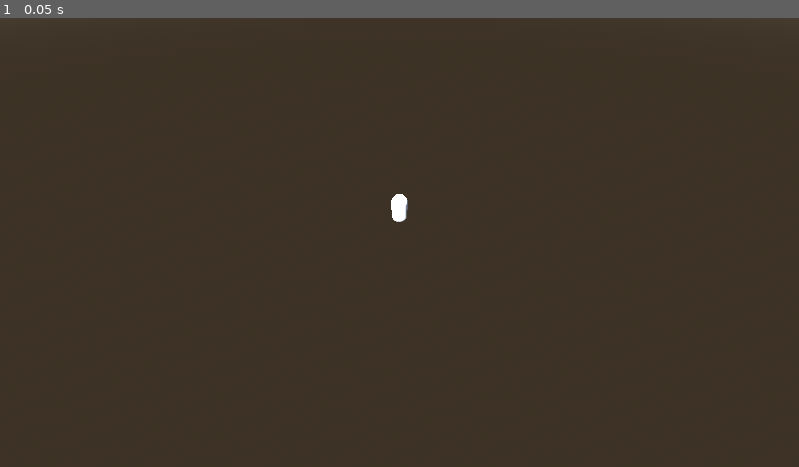
Above: before the commit, frame 1.
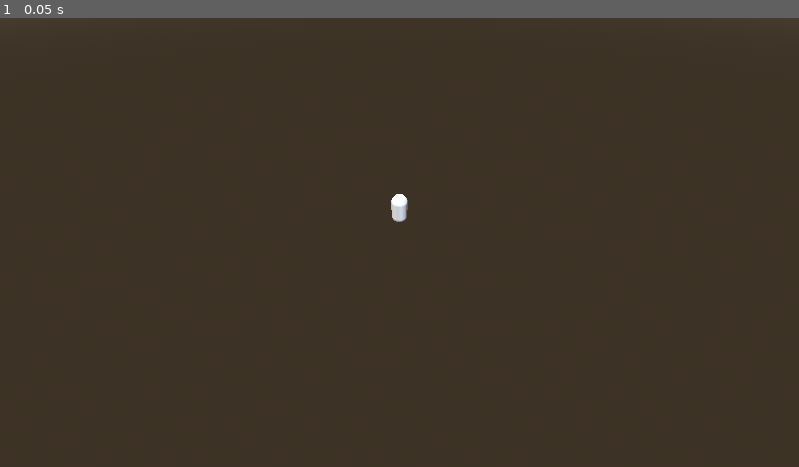
Above: after the commit, the same moment.

Repository: NunNun-Null/holojam6
Game: Godot game, scene res://area/map.tscn
Same seed, same stepped clock (60 frames per second), same inputs: the game is played once before the commit and once after it.
Inputs:
- Up to frame 1 (0.05 s): no input

The runs differ from the first frame. In frame 1, less than 0.1% of the frame differs, in the area x 48-51%, y 39-46%.

Commit message:
Basic Status Effects

Diff:
--- a/area/map.tscn
+++ b/area/map.tscn
@@ -351,7 +351,6 @@
 
 [node name="Player" parent="." instance=ExtResource("1_yy0tc")]
 transform = Transform3D(1, 0, 0, 0, 1, 0, 0, 0, 1, 28.46, 0, 15.6)
-squad = Array[PackedScene]([])
 
 [node name="Camera" type="Camera3D" parent="Player"]
 transform = Transform3D(-1, 6.18172e-08, -6.18172e-08, 0, 0.707107, 0.707107, 8.74228e-08, 0.707107, -0.707107, 0, 3.09402, -3.58871)
--- /dev/null
+++ b/behavior/effects/basic_mark.tscn
@@ -0,0 +1,6 @@
+[gd_scene load_steps=2 format=3 uid="uid://dsp4ea8gv3q62"]
+
+[ext_resource type="Script" uid="uid://br8w0ccbfnk0v" path="res://script/basic_mark.gd" id="1_3utm6"]
+
+[node name="Basic Mark" type="Node"]
+script = ExtResource("1_3utm6")
--- /dev/null
+++ b/behavior/effects/basic_stun.tscn
@@ -0,0 +1,6 @@
+[gd_scene load_steps=2 format=3 uid="uid://bmnoe64pc13nt"]
+
+[ext_resource type="Script" uid="uid://b6m01thdggwaf" path="res://script/basic_stun.gd" id="1_r5kfi"]
+
+[node name="Basic Stun" type="Node"]
+script = ExtResource("1_r5kfi")
--- /dev/null
+++ b/behavior/effects/defense_effect.tscn
@@ -0,0 +1,6 @@
+[gd_scene load_steps=2 format=3 uid="uid://bqqhiik2osasx"]
+
+[ext_resource type="Script" uid="uid://dwnxl7mutgbf6" path="res://script/defense_effect.gd" id="1_tp5eo"]
+
+[node name="Defense" type="Node"]
+script = ExtResource("1_tp5eo")
--- /dev/null
+++ b/behavior/moves/basic_attack.tscn
@@ -0,0 +1,6 @@
+[gd_scene load_steps=2 format=3 uid="uid://b60ov6i4rf5qm"]
+
+[ext_resource type="Script" uid="uid://do4iw1vqn0jcf" path="res://script/basic_attack.gd" id="1_62gcm"]
+
+[node name="Basic_Attack" type="Node"]
+script = ExtResource("1_62gcm")
--- /dev/null
+++ b/behavior/moves/basic_stats.tscn
@@ -0,0 +1,6 @@
+[gd_scene load_steps=2 format=3 uid="uid://bf1exih6tydyj"]
+
+[ext_resource type="Script" uid="uid://btei8rxva2wgy" path="res://script/basic_stats.gd" id="1_guor8"]
+
+[node name="Basic Buff" type="Node"]
+script = ExtResource("1_guor8")
--- a/behavior/moves/glock.tscn
+++ /dev/null
@@ -1,6 +0,0 @@
-[gd_scene load_steps=2 format=3 uid="uid://b60ov6i4rf5qm"]
-
-[ext_resource type="Script" uid="uid://do4iw1vqn0jcf" path="res://script/glock.gd" id="1_8u507"]
-
-[node name="Glock" type="Node"]
-script = ExtResource("1_8u507")
--- a/entities/enemies/dummy.tscn
+++ b/entities/enemies/dummy.tscn
@@ -2,13 +2,14 @@
 
 [ext_resource type="Script" uid="uid://egbbphu2r30a" path="res://script/dummy.gd" id="1_dubhn"]
 [ext_resource type="PackedScene" uid="uid://dknf5ixaa4uxw" path="res://asset/model/dummy.gltf" id="1_evlql"]
-[ext_resource type="PackedScene" uid="uid://b60ov6i4rf5qm" path="res://behavior/moves/glock.tscn" id="2_dubhn"]
+[ext_resource type="PackedScene" uid="uid://b60ov6i4rf5qm" path="res://behavior/moves/basic_attack.tscn" id="2_dubhn"]
 [ext_resource type="PackedScene" uid="uid://g2ty4c7g14ef" path="res://behavior/strategies/lowest_health.tscn" id="3_05x41"]
 
 [node name="Dummy" type="Node3D" node_paths=PackedStringArray("moves", "effects")]
 script = ExtResource("1_dubhn")
 health = 20
 max_health = 20
+defense = 5
 moves = NodePath("Moves")
 effects = NodePath("Current Effects")
 
@@ -17,7 +18,7 @@
 [node name="Moves" type="Node" parent="."]
 
 [node name="Glock" parent="Moves" node_paths=PackedStringArray("_strategies") instance=ExtResource("2_dubhn")]
-damage = 5
+damage = 3
 _strategies = [NodePath("../../Strategy/Lowest Health")]
 
 [node name="Strategy" type="Node" parent="."]
--- a/entities/fighter.gd
+++ b/entities/fighter.gd
@@ -12,6 +12,31 @@
 
 var _adjusted_speed: int
 var _adjusted_defense: int
+
+var _is_stunned: bool = false
+
+var _is_marked: bool = false
+
+var _damage_multiplier: int = 0
+
+func add_damage_multipler(amount: int) -> void:
+    _damage_multiplier += amount
+
+func remove_damage_multipler(amount: int) -> void:
+    _damage_multiplier -= amount
+
+func get_mark() -> bool:
+    return _is_marked
+
+func set_mark(value: bool) -> void:
+    _is_marked = value
+
+
+func get_stun() -> bool:
+    return _is_stunned
+
+func set_stun(value: bool) -> void:
+    _is_stunned = value
 
 func get_speed() -> int:
     return _speed + _adjusted_speed
@@ -61,8 +86,17 @@
 func heal(amount: int) -> void:
     _health = min(_max_health,_health+amount)
 
-func take_damage(amount: int) -> void:
-    _health -= max(0,amount-get_defense())
+func add_effect(effect: Effect) -> void:
+    effects.add_child(effect)
+
+func take_damage(amount: int, pierce: int = 0) -> void:
+    var pierce_amount: int = max(0,get_defense()-pierce)
+    var damage: int = max(0,amount-pierce_amount)
+    if (damage <= 0):
+        print(name + " absorbed the damage")
+        return
+    print(name + " took " + str(damage) + " damage")
+    _health -= damage + _damage_multiplier
     if (_health <= 0):
         dead()
 
@@ -73,10 +107,10 @@
     push_error(name + " is missing a start_turn() method")
     SignalManager.on_move_completed.emit()
 
-func apply_effects() -> void:
+func apply_effects(fighter: Fighter) -> void:
     for effect in effects.get_children():
         if (effect is Effect):
-            effect.apply_effect()
+            effect.apply_effect(fighter)
 
 func reset_effects() -> void:
     for effect in effects.get_children():
--- /dev/null
+++ b/entities/player/player_team/cecilia.tscn
@@ -0,0 +1,29 @@
+[gd_scene load_steps=4 format=3 uid="uid://dlxoxknngtqtb"]
+
+[ext_resource type="Script" uid="uid://csmh7o83jfhcc" path="res://script/elizabeth.gd" id="1_rg58c"]
+[ext_resource type="PackedScene" uid="uid://b60ov6i4rf5qm" path="res://behavior/moves/basic_attack.tscn" id="3_tk7oo"]
+[ext_resource type="PackedScene" uid="uid://g2ty4c7g14ef" path="res://behavior/strategies/lowest_health.tscn" id="4_al6ua"]
+
+[node name="Cecilia" type="Node3D" node_paths=PackedStringArray("moves", "effects")]
+script = ExtResource("1_rg58c")
+speed = 4
+health = 30
+max_health = 30
+defense = 1
+moves = NodePath("Moves")
+effects = NodePath("Current Effects")
+
+[node name="Moves" type="Node" parent="."]
+
+[node name="Spear Pierce" parent="Moves" node_paths=PackedStringArray("_strategies") instance=ExtResource("3_tk7oo")]
+damage = 5
+accuracy = 95
+armor_pierce = 3
+_strategies = [NodePath("../../Strategy/Lowest Health")]
+
+[node name="Strategy" type="Node" parent="."]
+
+[node name="Lowest Health" parent="Strategy" instance=ExtResource("4_al6ua")]
+switch_to_enemies = true
+
+[node name="Current Effects" type="Node" parent="."]
--- a/entities/player/player_team/elizabeth.tscn
+++ b/entities/player/player_team/elizabeth.tscn
@@ -1,8 +1,7 @@
-[gd_scene load_steps=5 format=3 uid="uid://d0uqf2dwcvna"]
+[gd_scene load_steps=4 format=3 uid="uid://d0uqf2dwcvna"]
 
 [ext_resource type="Script" uid="uid://csmh7o83jfhcc" path="res://script/elizabeth.gd" id="1_qsoi3"]
-[ext_resource type="PackedScene" uid="uid://dknf5ixaa4uxw" path="res://asset/model/dummy.gltf" id="2_wcwtr"]
-[ext_resource type="PackedScene" uid="uid://b60ov6i4rf5qm" path="res://behavior/moves/glock.tscn" id="3_onll2"]
+[ext_resource type="PackedScene" uid="uid://b60ov6i4rf5qm" path="res://behavior/moves/basic_attack.tscn" id="3_onll2"]
 [ext_resource type="PackedScene" uid="uid://g2ty4c7g14ef" path="res://behavior/strategies/lowest_health.tscn" id="4_wa3nx"]
 
 [node name="Elizabeth" type="Node3D" node_paths=PackedStringArray("moves", "effects")]
@@ -10,16 +9,15 @@
 speed = 1
 health = 40
 max_health = 40
-defense = 3
+defense = 4
 moves = NodePath("Moves")
 effects = NodePath("Current Effects")
 
-[node name="Sample Model" parent="." instance=ExtResource("2_wcwtr")]
-
 [node name="Moves" type="Node" parent="."]
 
-[node name="Glock" parent="Moves" node_paths=PackedStringArray("_strategies") instance=ExtResource("3_onll2")]
-damage = 10
+[node name="Sword Cleave" parent="Moves" node_paths=PackedStringArray("_strategies") instance=ExtResource("3_onll2")]
+damage = 8
+accuracy = 70
 _strategies = [NodePath("../../Strategy/Lowest Health")]
 
 [node name="Strategy" type="Node" parent="."]
--- /dev/null
+++ b/entities/player/player_team/gigi.tscn
@@ -0,0 +1,28 @@
+[gd_scene load_steps=4 format=3 uid="uid://7edrxlmx87f5"]
+
+[ext_resource type="Script" uid="uid://csmh7o83jfhcc" path="res://script/elizabeth.gd" id="1_m1xs3"]
+[ext_resource type="PackedScene" uid="uid://b60ov6i4rf5qm" path="res://behavior/moves/basic_attack.tscn" id="3_ty07m"]
+[ext_resource type="PackedScene" uid="uid://g2ty4c7g14ef" path="res://behavior/strategies/lowest_health.tscn" id="4_00qa6"]
+
+[node name="Gigi" type="Node3D" node_paths=PackedStringArray("moves", "effects")]
+script = ExtResource("1_m1xs3")
+speed = 8
+health = 25
+max_health = 25
+defense = 2
+moves = NodePath("Moves")
+effects = NodePath("Current Effects")
+
+[node name="Moves" type="Node" parent="."]
+
+[node name="Fister Smash" parent="Moves" node_paths=PackedStringArray("_strategies") instance=ExtResource("3_ty07m")]
+damage = 6
+accuracy = 85
+_strategies = [NodePath("../../Strategy/Lowest Health")]
+
+[node name="Strategy" type="Node" parent="."]
+
+[node name="Lowest Health" parent="Strategy" instance=ExtResource("4_00qa6")]
+switch_to_enemies = true
+
+[node name="Current Effects" type="Node" parent="."]
--- /dev/null
+++ b/entities/player/player_team/raora.tscn
@@ -0,0 +1,34 @@
+[gd_scene load_steps=6 format=3 uid="uid://h3o8u2id1wyj"]
+
+[ext_resource type="Script" uid="uid://csmh7o83jfhcc" path="res://script/elizabeth.gd" id="1_d8a4p"]
+[ext_resource type="PackedScene" uid="uid://b60ov6i4rf5qm" path="res://behavior/moves/basic_attack.tscn" id="3_pumfg"]
+[ext_resource type="PackedScene" uid="uid://dsp4ea8gv3q62" path="res://behavior/effects/basic_mark.tscn" id="4_36ao6"]
+[ext_resource type="PackedScene" uid="uid://g2ty4c7g14ef" path="res://behavior/strategies/lowest_health.tscn" id="4_oy7oo"]
+[ext_resource type="PackedScene" uid="uid://bf1exih6tydyj" path="res://behavior/moves/basic_stats.tscn" id="4_pumfg"]
+
+[node name="Raora" type="Node3D" node_paths=PackedStringArray("moves", "effects")]
+script = ExtResource("1_d8a4p")
+speed = 2
+health = 25
+max_health = 25
+moves = NodePath("Moves")
+effects = NodePath("Current Effects")
+
+[node name="Moves" type="Node" parent="."]
+
+[node name="Scratch" parent="Moves" node_paths=PackedStringArray("_strategies") instance=ExtResource("3_pumfg")]
+damage = 2
+_strategies = [NodePath("../../Strategy/Lowest Health")]
+
+[node name="Debug Mark" parent="Moves" node_paths=PackedStringArray("_strategies") instance=ExtResource("4_pumfg")]
+strength = 5
+effects = Array[PackedScene]([ExtResource("4_36ao6")])
+apply_immediate = true
+_strategies = [NodePath("../../Strategy/Lowest Health")]
+
+[node name="Strategy" type="Node" parent="."]
+
+[node name="Lowest Health" parent="Strategy" instance=ExtResource("4_oy7oo")]
+switch_to_enemies = true
+
+[node name="Current Effects" type="Node" parent="."]
--- a/project.godot
+++ b/project.godot
@@ -64,6 +64,11 @@
 ]
 }
 
+[layer_names]
+
+3d_physics/layer_1="wall"
+3d_physics/layer_2="interactables"
+
 [rendering]
 
 renderer/rendering_method="gl_compatibility"
--- a/script/attack_move.gd
+++ b/script/attack_move.gd
@@ -15,3 +15,10 @@
 
 func move() -> void:
 	push_error(name + " is missing a move() method")
+
+func accuracy_test(amount: int) -> bool:
+	randomize()
+	var rand: int = randi_range(1,100)
+	if (amount >= rand):
+		return true
+	return false
--- a/script/glock.gd
+++ b/script/basic_attack.gd
@@ -1,11 +1,16 @@
 extends Move
 
 @export var damage: int = 1
+@export var accuracy: int = 100
+@export var armor_pierce: int = 0
 
 func move() -> void:
 	var strategy: Strategy = get_random_strategy()
 	strategy.determine_target()
 	var fighter: Fighter = strategy.get_target()
 	print("used " + name + " on " + fighter.name)
+	if (!accuracy_test(accuracy)):
+		print(name + " missed")
+		return
 	fighter.take_damage(damage)
 	print(fighter.name + " took damage. total health " + str(fighter.get_health()))
--- /dev/null
+++ b/script/basic_mark.gd
@@ -0,0 +1,11 @@
+extends Effect
+
+func effect() -> void:
+	get_fighter().set_mark(true)
+	get_fighter().add_damage_multipler(strength+2)
+	get_fighter().add_adjusted_defense(strength+3)
+
+func reverse_effect() -> void:
+	get_fighter().set_mark(false)
+	get_fighter().remove_damage_multipler(strength+2)
+	get_fighter().remove_adjusted_defense(strength+3)
--- /dev/null
+++ b/script/basic_stats.gd
@@ -0,0 +1,30 @@
+extends Move
+
+@export var duration: int = 1
+@export var strength: int = 1
+@export var damage: int = 0
+@export var accuracy: int = 100
+@export var effects: Array[PackedScene]
+
+@export var apply_immediate: bool = false
+func move() -> void:
+	var strategy: Strategy = get_random_strategy()
+	strategy.determine_target()
+	print("used " + name + " on " + strategy.get_target().name)
+
+	if (!accuracy_test(accuracy)):
+		print(name + " missed")
+		return
+	strategy.get_target().take_damage(damage)
+
+	for effect in effects:
+		var eff = effect.instantiate()
+		if (eff is Effect):
+			eff.set_duration(duration)
+			eff.set_strength(strength)
+			strategy.get_target().add_effect(eff)
+			if (apply_immediate):
+				eff.target = strategy.get_target()
+				eff.active = true
+				eff.effect()
+			print(strategy.get_target().name + " is hit with " + eff.name)
--- /dev/null
+++ b/script/basic_stun.gd
@@ -0,0 +1,7 @@
+extends Effect
+
+func effect() -> void:
+	get_fighter().set_stun(true)
+
+func reverse_effect() -> void:
+	get_fighter().set_stun(false)
--- a/script/battle.gd
+++ b/script/battle.gd
@@ -2,7 +2,13 @@
 
 func _ready() -> void:
 	SignalManager.on_enemy_defeated.connect(update_positions)
+	SignalManager.on_switch_to_map.connect(close_battle)
+	close_battle()
 
 func update_positions() -> void:
+	visible = true
 	for index in range(BattleManager.get_enemies_size()):
 		BattleManager.get_enemy_fighter(index).global_position = $"Enemy Positions".get_child(index).global_position
+
+func close_battle() -> void:
+	visible = false
--- a/script/bedroom.gd
+++ b/script/bedroom.gd
@@ -4,4 +4,4 @@
 	return
 
 func _ready() -> void:
-	visible = true
+	visible = false
--- /dev/null
+++ b/script/defense_effect.gd
@@ -0,0 +1,7 @@
+extends Effect
+
+func effect() -> void:
+	get_fighter().add_adjusted_defense(strength)
+
+func reverse_effect() -> void:
+	get_fighter().remove_adjusted_defense(strength)
--- a/script/effect.gd
+++ b/script/effect.gd
@@ -1,13 +1,40 @@
 extends Node
 class_name Effect
 
-var pernament: bool = false
+var duration: int = 1
 
-func set_perm(value: bool) -> void:
-    pernament = value
+var strength: int = 1
 
-func get_perm() -> bool:
-    return pernament
+var active: bool = false
 
-func apply_effect() -> void:
-    push_error(name + " is missing an apply_effect()")
+var target: Fighter
+
+func apply_effect(fighter: Fighter) -> void:
+    if (!active):
+        active = true
+        target = fighter
+        effect()
+    print("applying " + name)
+    lower_duration()
+
+func effect() -> void:
+    push_error(name + " is missing effect() method")
+
+func reverse_effect() -> void:
+    push_error(name + " is missing reverse_effect() method")
+
+func set_duration(amount: int) -> void:
+    duration = amount
+
+func set_strength(amount: int) -> void:
+    strength = amount
+
+func get_fighter() -> Fighter:
+    return target
+
+func lower_duration() -> void:
+    duration -= 1
+    if (duration <= 0):
+        reverse_effect()
+        print(name + " has wore off")
+        call_deferred("queue_free")
--- a/script/global script/battle_manager.gd
+++ b/script/global script/battle_manager.gd
@@ -96,12 +96,17 @@
 		start_turn()
 		return
 
-	fighter.apply_effects()
+	fighter.apply_effects(fighter)
 
 	if (!fighter):
 		start_turn()
 		return
 
-	fighter.start_turn()
+	if (!fighter.get_stun()):
+		fighter.start_turn()
+	else:
+		print(fighter.name + " is stunned")
 	print("\n")
 	pop_fighter()
+	if (fighter.get_stun()):
+		start_turn()
--- a/script/global script/player_manager.gd
+++ b/script/global script/player_manager.gd
@@ -1,19 +1,29 @@
 extends Node
 
-var elizabeth: PackedScene = load("res://entities/player/player_team/elizabeth.tscn")
-var cecila: PackedScene
-var raora: PackedScene
-var gigi: PackedScene
+var _elizabeth: PackedScene = load("res://entities/player/player_team/elizabeth.tscn")
+var _cecila: PackedScene = load("res://entities/player/player_team/cecilia.tscn")
+var _raora: PackedScene = load("res://entities/player/player_team/raora.tscn")
+var _gigi: PackedScene = load("res://entities/player/player_team/gigi.tscn")
 
-var squad: Array[PackedScene]
+var _squad: Array[PackedScene]
+
+var _position: Vector3
 
 func _ready() -> void:
-	squad.append(elizabeth)
-	# squad.append(cecila)
-	# squad.append(raora)
-	# squad.append(gigi)
+	_squad.append(_elizabeth)
+	_squad.append(_cecila)
+	_squad.append(_raora)
+	_squad.append(_gigi)
 	reset_team()
+	SignalManager.on_switch_to_battle.connect(set_last_position)
+	SignalManager.on_switch_to_map.connect(get_last_position)
 
 func reset_team() -> void:
-	var players: Array[PlayerFighter] = UtilitiesManager.convert_to_players(squad)
+	var players: Array[PlayerFighter] = UtilitiesManager.convert_to_players(_squad)
 	BattleManager.create_players(players)
+
+func set_last_position() -> void:
+	_position = GlobalManager.get_player().global_position
+
+func get_last_position() -> void:
+	GlobalManager.get_player().global_position = _position
--- a/script/global script/scene_manager.gd
+++ b/script/global script/scene_manager.gd
@@ -1,6 +1,11 @@
 extends Node
 
+var battle_progression: Dictionary = {}
+
+var current_battle: Node3D
+
 func _ready() -> void:
+	SignalManager.on_entered_battle.connect(add_battle)
 	SignalManager.on_room_change.connect(change_room)
 
 func change_room(origin: Room, destination: Room, location: Node3D) -> void:
@@ -8,3 +13,15 @@
 	destination.visible = true
 	destination.reset_room()
 	destination.set_player_location(location)
+
+func add_battle(node: Node3D) -> void:
+	var battle: bool = battle_progression.has(node.name)
+	if (battle):
+		return
+	battle_progression.assign({node.name:true})
+
+
+func has_completed_battle(node: Node3D) -> bool:
+	if (!battle_progression.has(node.name)):
+		return false
+	return battle_progression.get(node.name)
--- a/script/global script/signal_manager.gd
+++ b/script/global script/signal_manager.gd
@@ -2,12 +2,12 @@
 
 signal on_room_change(origin: Room, destination: Room, location: Node3D) #Signal when the player enters a room
 
-signal on_battle_won() #Signal when player wins a battle
+signal on_move_completed() #Signal when a fighter completes their turn
 
-signal on_move_completed()
+signal on_switch_to_map() #Signal after scene changes to map
 
-signal on_switch_to_map()
+signal on_switch_to_battle() #Signal before scene changes to battle
 
-signal on_switch_to_battle()
+signal on_entered_battle(node: Node3D) #Signal when before scene switches to battle scene (enemies are already created)
 
-signal on_enemy_defeated()
+signal on_enemy_defeated() #Signal when an enemy is defeated
--- a/script/player.gd
+++ b/script/player.gd
@@ -8,6 +8,11 @@
 
 func _init() -> void:
 	GlobalManager.set_player(self)
+
+func _ready() -> void:
+	set_collision_layer_value(1,false)
+	await get_tree().create_timer(1).timeout
+	set_collision_layer_value(1,true)
 
 func _physics_process(delta: float) -> void:
 	var input_direction: Vector2 = input()
--- a/script/start_battle.gd
+++ b/script/start_battle.gd
@@ -2,6 +2,9 @@
 
 @export var enemies: Array[PackedScene]
 
+func _ready() -> void:
+	if (SceneManager.has_completed_battle(self)):
+		queue_free()
 
 func _on_body_entered(body:Node3D) -> void:
 	if (body is Player):
@@ -12,5 +15,6 @@
 		call_deferred("queue_free")
 
 func switch_to_battle() -> void:
+	SignalManager.on_entered_battle.emit(self)
 	BattleManager.switch_to_battle()
 	BattleManager.get_battle_map().update_positions()
Binary file added: asset/model/dummy_0.png
Not shown, added: asset/model/dummy_0.png.import
Renamed: script/glock.gd.uid -> script/basic_attack.gd.uid
Not shown, added: script/basic_mark.gd.uid
Not shown, added: script/basic_stats.gd.uid
Not shown, added: script/basic_stun.gd.uid
Not shown, added: script/defense_effect.gd.uid
